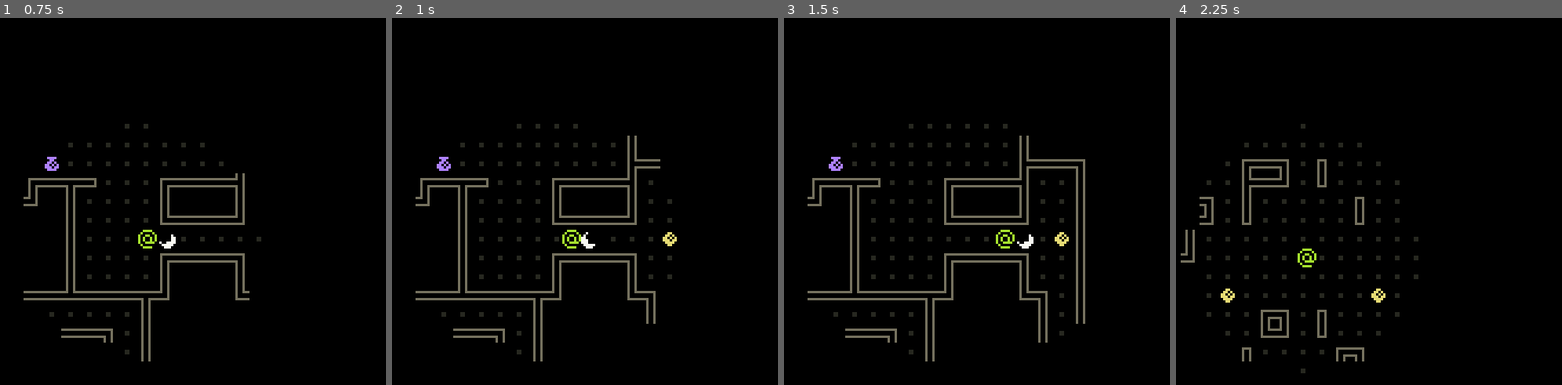
Above: before the commit, frames 1-4 (left to right).
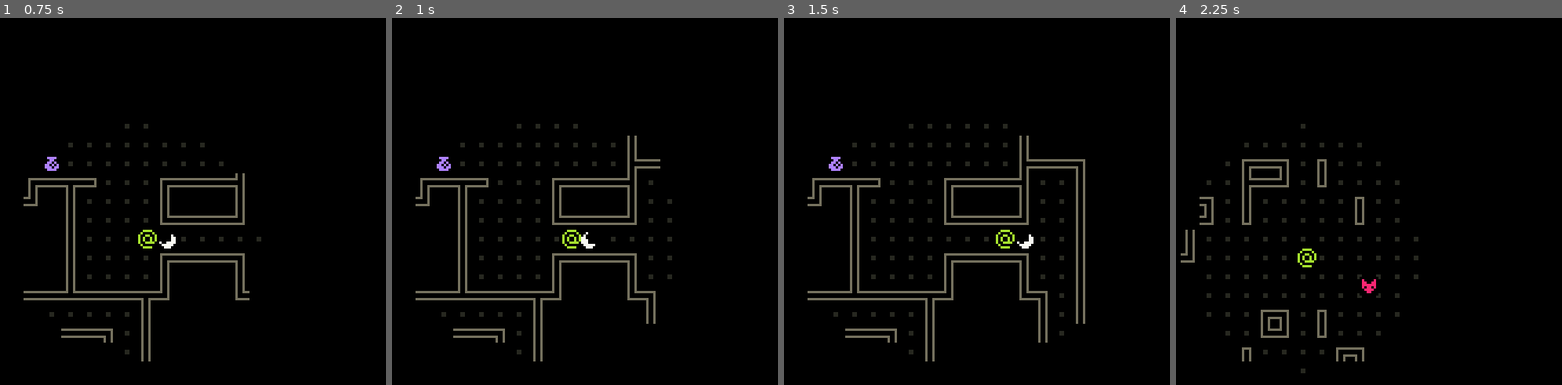
Above: after the commit, the same moments.

Repository: youssefevan/uncc-jam-spring-2024
Game: Godot game, scene res://scenes/world.tscn
Same seed, same stepped clock (60 frames per second), same inputs: the game is played once before the commit and once after it.
Inputs:
- Up to frame 1 (0.75 s): tap Enter at 0.5 s; hold D (right) from 0.53 s (still down); hold E (attack) from 0.53 s (still down)
- Up to frame 2 (1 s): keep holding D (right); keep holding E (attack)
- Up to frame 3 (1.5 s): release D (right) at 1.28 s; release E (attack) at 1.28 s; hold S (down) from 1.28 s (still down); tap E (attack) at 1.35 s
- Up to frame 4 (2.25 s): tap R (restart) at 2 s; release S (down) at 2.03 s; hold D (right) from 2.03 s (still down); hold E (attack) from 2.03 s (still down)

Frame 1 is identical in both runs. In frame 2, less than 0.1% of the frame differs, in the area x 70-74%, y 58-63%; in frame 3, less than 0.1%; in frame 4, 0.3%, in the area x 11-55%, y 70-78%.

Commit message:
enemy death

Diff:
--- a/UNCC Spring Jam 2024/scenes/entities/enemy.tscn
+++ b/UNCC Spring Jam 2024/scenes/entities/enemy.tscn
@@ -11,7 +11,7 @@
 
 [node name="Enemy" type="Area2D" groups=["Enemy"]]
 collision_layer = 4
-collision_mask = 34
+collision_mask = 98
 script = ExtResource("1_x01tq")
 
 [node name="Sprite" type="Sprite2D" parent="."]
@@ -29,5 +29,6 @@
 [node name="Collider" type="CollisionShape2D" parent="PlayerDetection"]
 shape = SubResource("CircleShape2D_vt5ht")
 
+[connection signal="area_entered" from="." to="." method="_on_area_entered"]
 [connection signal="area_entered" from="PlayerDetection" to="." method="_on_player_detection_area_entered"]
 [connection signal="area_exited" from="PlayerDetection" to="." method="_on_player_detection_area_exited"]
--- a/UNCC Spring Jam 2024/scripts/entities/enemy.gd
+++ b/UNCC Spring Jam 2024/scripts/entities/enemy.gd
@@ -97,3 +97,7 @@
 func _on_player_detection_area_exited(area):
 	if area is Player:
 		player_in_range = false
+
+func _on_area_entered(area):
+	if area is Attack:
+		call_deferred('free')
--- a/UNCC Spring Jam 2024/scripts/world.gd
+++ b/UNCC Spring Jam 2024/scripts/world.gd
@@ -56,7 +56,7 @@
 
 	# spawn coin
 	for room in walker.rooms:
-		if room["size"].x == 2 and room["position"] * grid_size not in used_positions:
+		if room["size"].x == 2 and room["size"].y <= 3 and room["position"] * grid_size not in used_positions:
 			var coin = coin_scene.instantiate()
 			add_child(coin)
 			coin.position = room["position"] * grid_size
Not shown, added: UNCC Spring Jam 2024/scenes/worC19A.tmp
